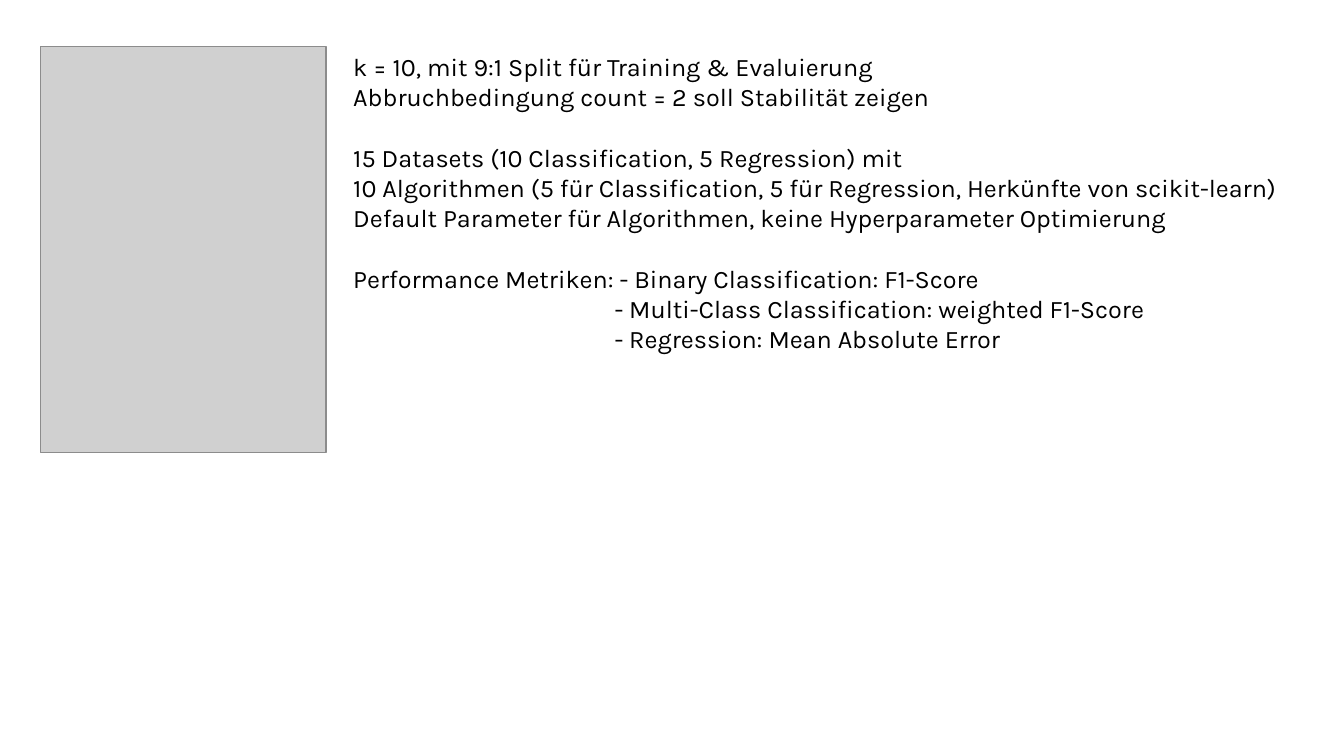
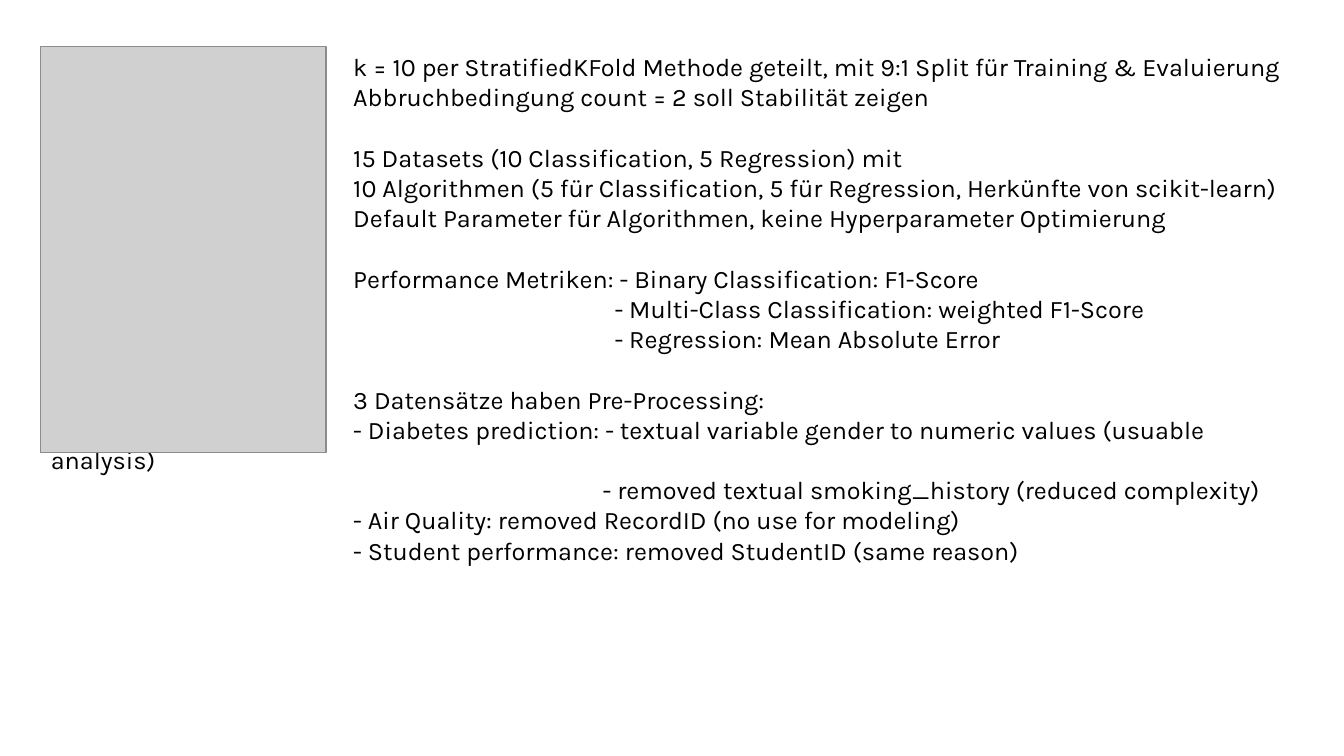
Before and after one commit to ShadNick/Evaluation-of-e-Fold-Cross-Validation, a slide deck: slide 6 of Replizierung Papers.pptx. Drawn at 1344x756 pixels with LibreOffice and Linux fonts; fonts in the diff are those of the drawing; grey boxes stand for pictures. Boxes give left, top, right and bottom in pixels: in the first picture for what was removed or moved away, otherwise in the second. Text is boxed around its words. In the diff, an @@ line names an element or a change of style, - is before the commit and + after.

Commit message:
Added extra Infos

```diff
--- a/Replizierung Papers.pptx
+++ b/Replizierung Papers.pptx
@@ text at (353,58,1279,82): text changed @@
-k = 10, mit 9:1 Split für Training & Evaluierung
+k = 10 per StratifiedKFold Methode geteilt, mit 9:1 Split für Training & Evaluierung
@@ text at (353,391,1260,535): paragraphs added @@
+3 Datensätze haben Pre-Processing:
+- Diabetes prediction: - textual variable gender to numeric values (usuable analysis)
+- removed textual smoking_history (reduced complexity)
+- Air Quality: removed RecordID (no use for modeling)
+- Student performance: removed StudentID (same reason)
```
